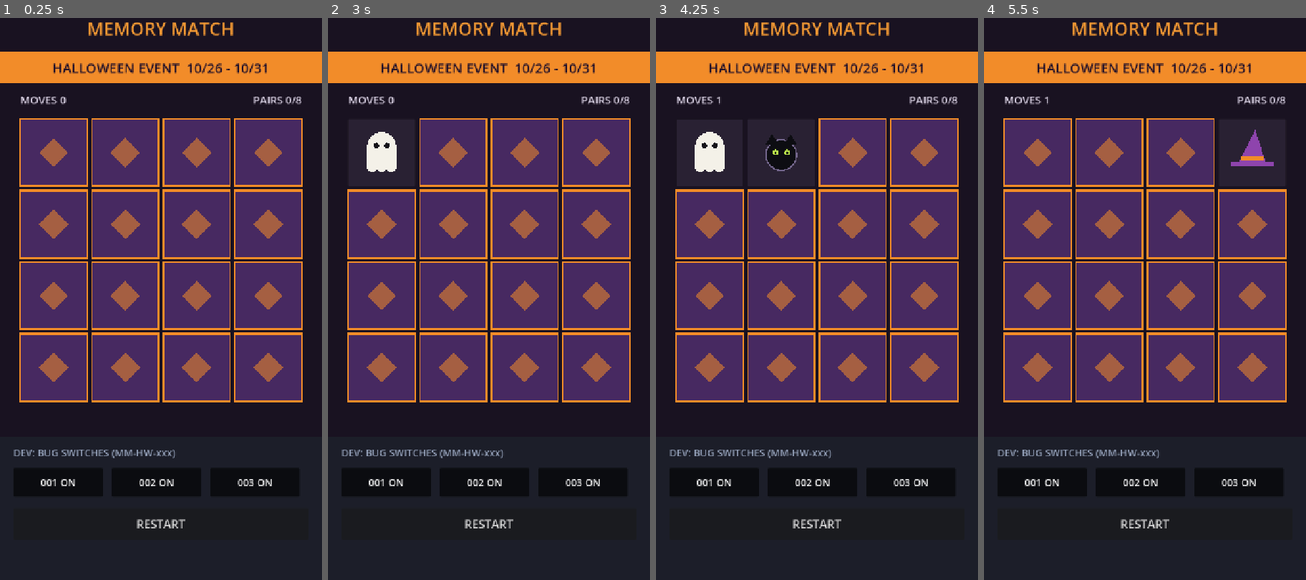
Above: before the commit, frames 1-4 (left to right).
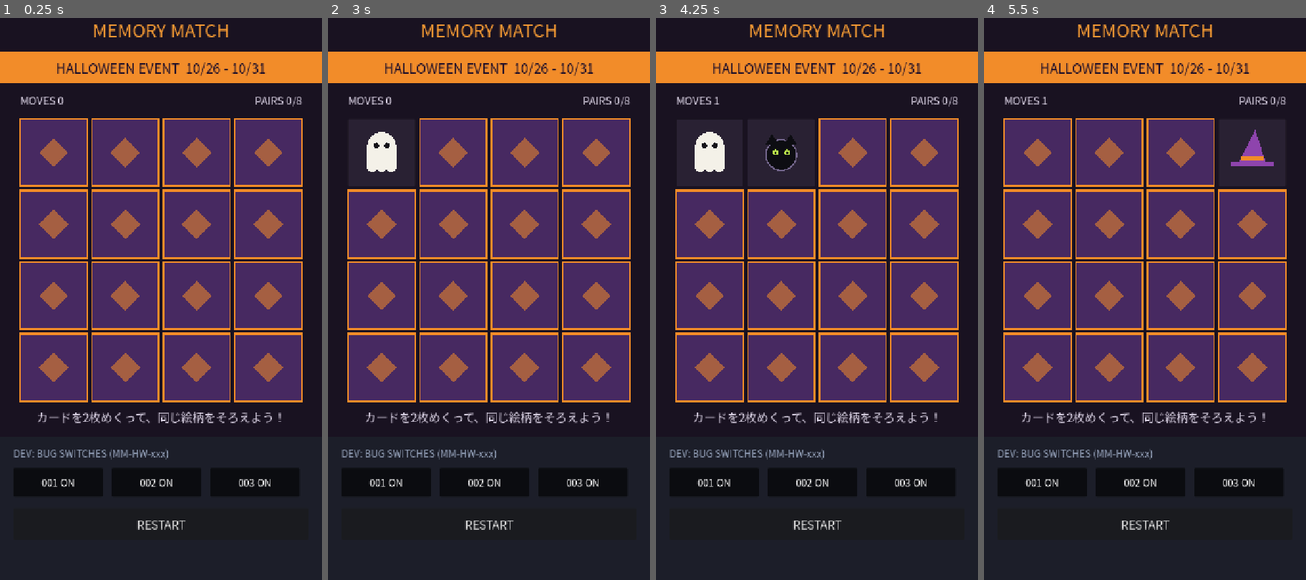
Above: after the commit, the same moments.

Repository: lalalalasuke-jpg/rarakuro-qa
Game: Godot game, scene res://scenes/main.tscn
Same seed, same stepped clock (60 frames per second), same inputs: the game is played once before the commit and once after it.
Inputs (mouse positions are in pixels of both pictures, inside the frame that each line leads up to):
- Up to frame 1 (0.25 s): no input
- Up to frame 2 (3 s): click "RESTART" at 0.5 s; click "RESTART" at 1.25 s; click "RESTART" at 2 s; click (382, 152) at 2.77 s
- Up to frame 3 (4.25 s): click (781, 152) at 3.52 s
- Up to frame 4 (5.5 s): click (1180, 152) at 4.27 s; click (1251, 152) at 5.02 s

The runs differ from the first frame. In frame 1, 3.3% of the frame differs, in the area x 4-94%, y 0-92%; in frame 2, 3.3%; in frame 3, 3.3%; in frame 4, 3.3%.

Commit message:
日本語フォントを同梱、神経衰弱にルールの1行を追加
- fonts/NotoSansJP-Subset.ttf: JIS第1・第2水準＋かな＋英数に絞った約2.6MB（tools/make_font_subset.py で作成、OFL）
- project.godot でテーマの標準フォントに設定
- 神経衰弱: 「カードを2枚めくって、同じ絵柄をそろえよう！」（3枚めくりバグに気づくヒント）、報酬表示を日本語に
- 企画書 1.1: 決定事項を追加

Co-Authored-By: Claude Opus 5.5 <noreply@anthropic.com>

Diff:
--- a/project.godot
+++ b/project.godot
@@ -25,3 +25,7 @@
 
 renderer/rendering_method="gl_compatibility"
 renderer/rendering_method.mobile="gl_compatibility"
+
+[gui]
+
+theme/custom_font="res://fonts/NotoSansJP-Subset.ttf"
--- a/scenes/main.gd
+++ b/scenes/main.gd
@@ -2,8 +2,7 @@
 
 # いまは「1日目の試作」の第1歩：作中タイトル（神経衰弱 v1.3）を単体で遊べる確認用画面。
 # 画面下の開発用スイッチで、バグを1つずつ ON/OFF してプレイし直せる。
-# UI 文字列は ASCII のみにすること（Godot 標準フォントに日本語グリフが無く
-# Web だと豆腐になる。日本語を出したいなら日本語フォントを同梱してテーマに設定）。
+# 日本語は fonts/NotoSansJP-Subset.ttf（project.godot でテーマの標準フォントに設定）で表示できる。
 
 const BUGS_PATH := "res://data/bugs.json"
 
--- a/scenes/titles/memory_match/memory_match.gd
+++ b/scenes/titles/memory_match/memory_match.gd
@@ -117,7 +117,7 @@
 	# ★バグ MM-HW-003: 報酬の数がイベント仕様メモ（×3）と違う
 	var medals := BUG_003_MEDALS if has_bug("MM-HW-003") else CLEAR_MEDALS
 	clear_moves_label.text = "MOVES %d" % moves
-	clear_reward_label.text = "REWARD: PUMPKIN MEDAL x%d" % medals
+	clear_reward_label.text = "報酬：かぼちゃメダル ×%d" % medals
 	clear_panel.visible = true
 	cleared.emit(moves, medals)
 
--- a/scenes/titles/memory_match/memory_match.tscn
+++ b/scenes/titles/memory_match/memory_match.tscn
@@ -69,6 +69,15 @@
 theme_override_constants/v_separation = 10
 columns = 4
 
+[node name="RuleLabel" type="Label" parent="."]
+offset_top = 896.0
+offset_right = 720.0
+offset_bottom = 940.0
+theme_override_colors/font_color = Color(0.88, 0.85, 0.92, 1)
+theme_override_font_sizes/font_size = 26
+text = "カードを2枚めくって、同じ絵柄をそろえよう！"
+horizontal_alignment = 1
+
 [node name="ClearPanel" type="Control" parent="."]
 visible = false
 offset_right = 720.0
@@ -103,5 +112,5 @@
 offset_bottom = 556.0
 theme_override_colors/font_color = Color(0.97, 0.86, 0.44, 1)
 theme_override_font_sizes/font_size = 30
-text = "REWARD: PUMPKIN MEDAL x3"
+text = "報酬：かぼちゃメダル ×3"
 horizontal_alignment = 1
Binary file added: fonts/NotoSansJP-Subset.ttf
Not shown, added: fonts/NotoSansJP-Subset.ttf.import
Not shown, added: fonts/OFL.txt
Not shown, added: tools/screenshot.gd.uid
Not shown, added: tools/test_memory_match.gd.uid
Not shown, changed: CLAUDE.md
Not shown, changed: docs/design.md
Not shown, added: tools/make_font_subset.py
